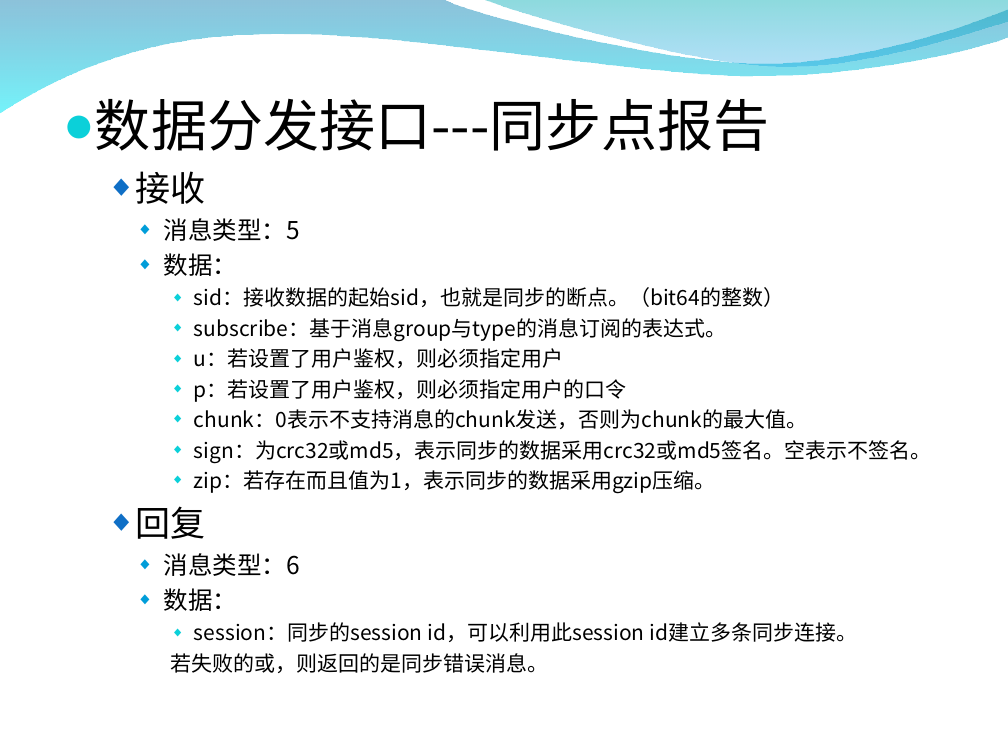
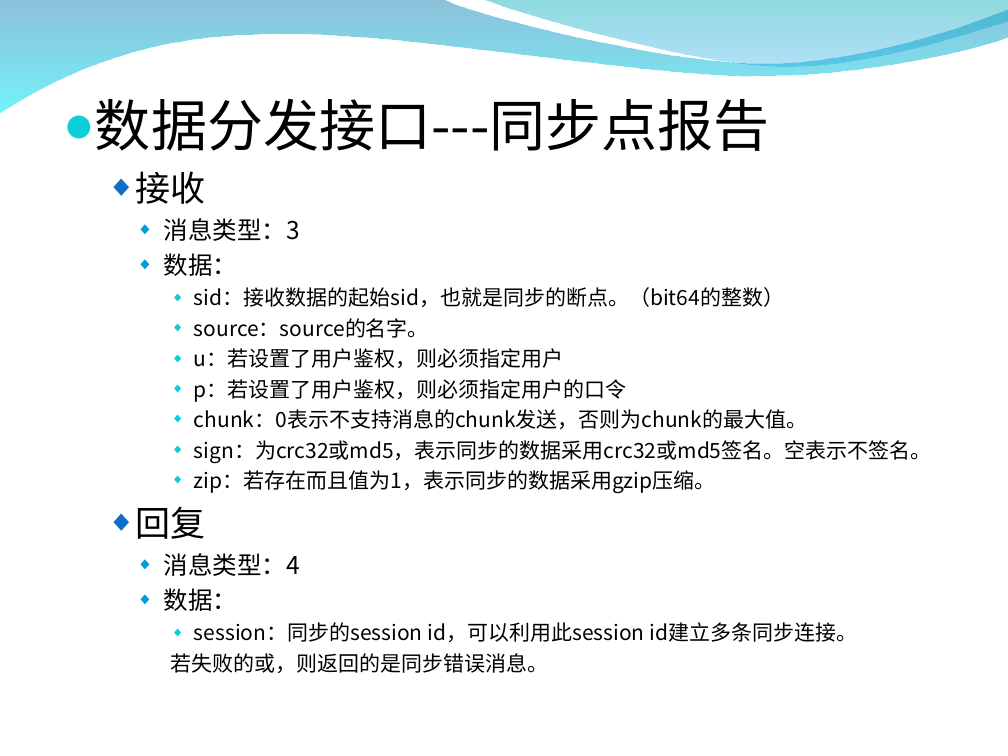
Before and after one commit to burstas/cwinux-mq, a slide deck: slide 14 of mq/doc/mq_introduce.ppt (slide 16 before the commit). Drawn at 1008x756 pixels with LibreOffice and Linux fonts; fonts in the diff are those of the drawing; background and template pictures are left out. Boxes give left, top, right and bottom in pixels: in the first picture for what was removed or moved away, otherwise in the second. Text is boxed around its words. In the diff, an @@ line names an element or a change of style, - is before the commit and + after.

```diff
--- a/mq/doc/mq_introduce.ppt
+++ b/mq/doc/mq_introduce.ppt
@@ text at [164,218,300,241]: text changed @@
-    ◆ 消息类型：5
+    ◆ 消息类型：3
@@ text at [194,318,429,338]: text changed @@
-      ◆ subscribe：基于消息group与type的消息订阅的表达式。
+      ◆ source：source的名字。
@@ text at [164,553,300,576]: text changed @@
-    ◆ 消息类型：6
+    ◆ 消息类型：4
```
Also in this commit, not shown: 14 other slides changed, 1 slide added, 4 slides removed, 8 other files.
